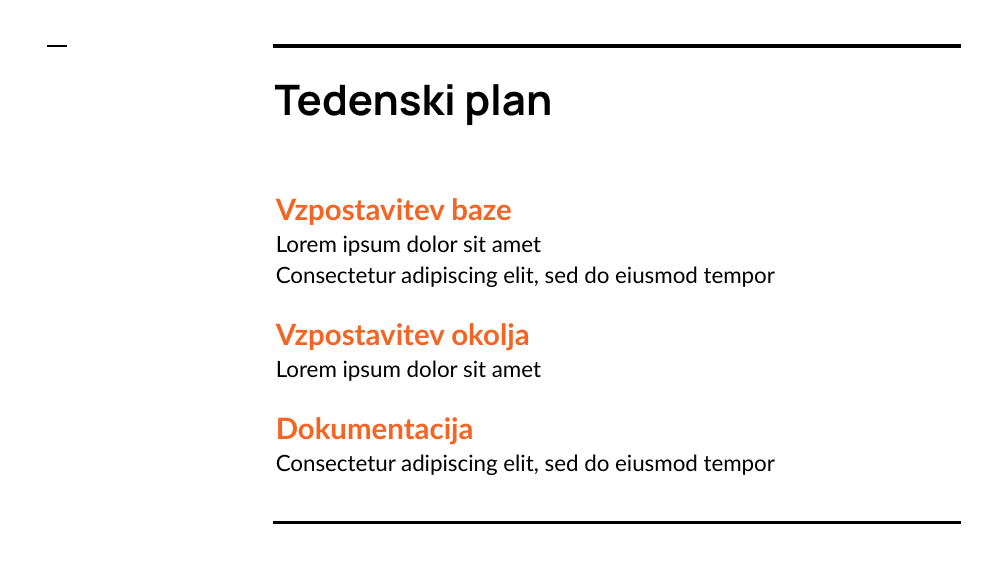
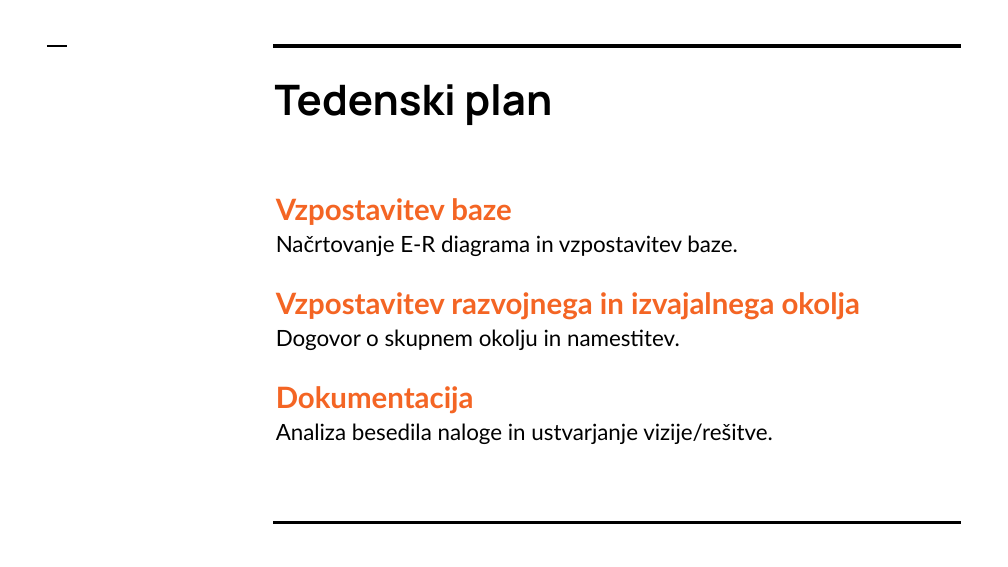
Before and after one commit to MatijaDolzan/Praktikum7, a slide deck: slide 7 of Seminar #1 Programiranje 2.pptx. Drawn at 1008x567 pixels with LibreOffice and Linux fonts; fonts in the diff are those of the drawing. Boxes give left, top, right and bottom in pixels: in the first picture for what was removed or moved away, otherwise in the second. Text is boxed around its words. In the diff, an @@ line names an element or a change of style, - is before the commit and + after.

```diff
--- a/Seminar #1 Programiranje 2.pptx
+++ b/Seminar #1 Programiranje 2.pptx
@@ text at bbox=[276, 235, 860, 350]: text changed @@
-Lorem ipsum dolor sit amet
-Consectetur adipiscing elit, sed do eiusmod tempor
-Vzpostavitev okolja
-Lorem ipsum dolor sit amet
+Načrtovanje E-R diagrama in vzpostavitev baze.
+Vzpostavitev razvojnega in izvajalnega okolja
+Dogovor o skupnem okolju in namestitev.
@@ text at bbox=[276, 423, 773, 444]: text changed @@
-Consectetur adipiscing elit, sed do eiusmod tempor
+Analiza besedila naloge in ustvarjanje vizije/rešitve.
```
Also in this commit, not shown: 3 other slides changed.
